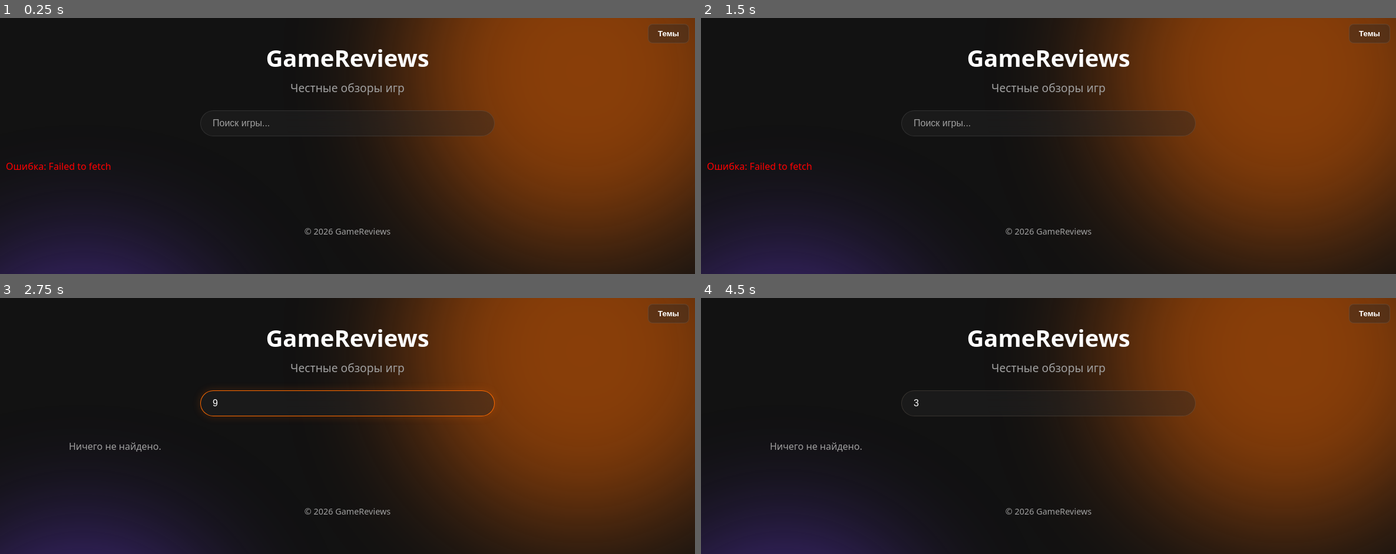
Above: before the commit, frames 1-4 (two rows, left to right).
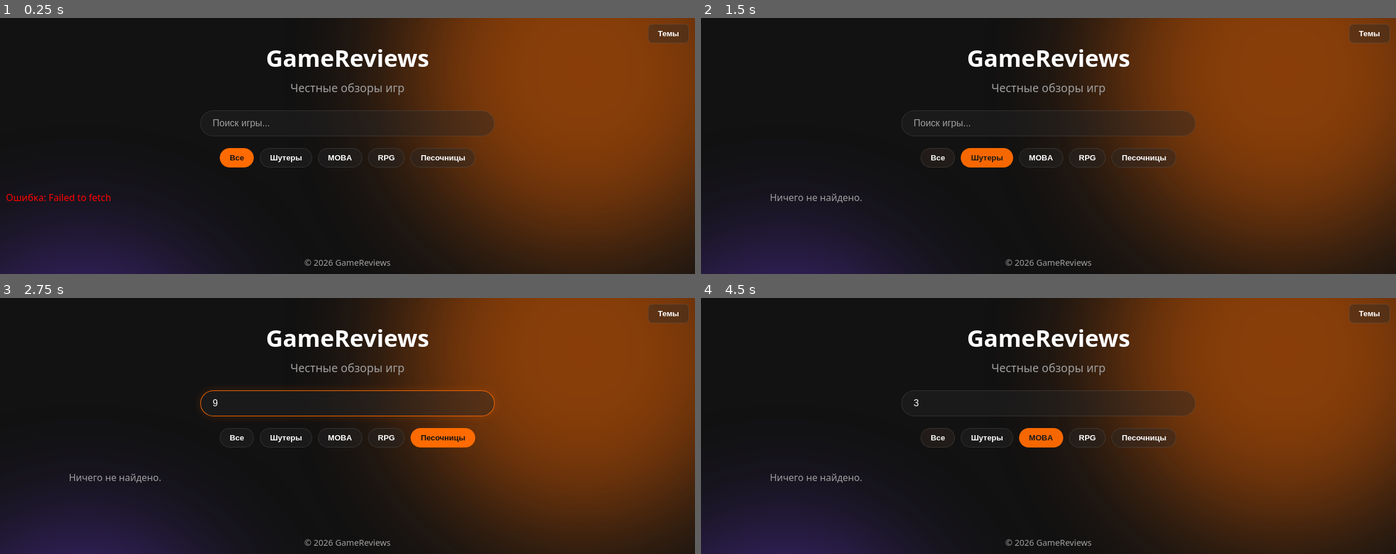
Above: after the commit, the same moments.

Repository: M5StickPro/game-reviews
Game: browser game, page index.html
Two runs of this game, one before a commit and one after it. Both use one fixed random seed, a clock stepped at 60 frames per second and the inputs below.
Inputs (mouse positions are in pixels of both pictures, inside the frame that each line leads up to):
- Up to frame 1 (0.25 s): no input
- Up to frame 2 (1.5 s): click (985, 158) at 1.27 s, where only the run after the commit has a clickable "Шутеры"
- Up to frame 3 (2.75 s): click (347, 402) at 1.87 s; type "5" at 1.87 s; tap Enter at 1.9, 2.5 s; click (444, 438) at 2.02 s, where only the run after the commit has a clickable "Песочницы"; click (347, 402) at 2.47 s; type "9" at 2.47 s
- Up to frame 4 (4.5 s): click (937, 438) at 3.07 s, where only the run after the commit has a clickable "Все"; click (1048, 402) at 3.67 s; type "3" at 3.67 s; tap Enter at 3.7 s; click (1041, 438) at 4.27 s, where only the run after the commit has a clickable "MOBA"

The runs differ from the first frame. In frame 1, 1.3% of the frame differs, in the area x 0-69%, y 50-97%; in frame 2, 1.4%; in frame 3, 1.5%, in the area x 10-69%, y 50-97%; in frame 4, 1.3%.

Commit message:
auto update

Diff:
--- a/index.html
+++ b/index.html
@@ -26,6 +26,14 @@
     <div class="search-container">
       <input type="text" id="searchInput" placeholder="Поиск игры..." autocomplete="off">
     </div>
+
+    <div class="filters" id="filters">
+      <button class="filter-btn active" data-genre="all">Все</button>
+      <button class="filter-btn" data-genre="shooter">Шутеры</button>
+      <button class="filter-btn" data-genre="moba">MOBA</button>
+      <button class="filter-btn" data-genre="rpg">RPG</button>
+      <button class="filter-btn" data-genre="sandbox">Песочницы</button>
+    </div>
   </header>
 
   <main>
--- a/script.js
+++ b/script.js
@@ -6,12 +6,15 @@
   "imageUrl": mainImage.asset->url,
   "rating": rating,
   "text": excerpt,
-  "slug": slug.current
+  "slug": slug.current,
+  "genre": genre
 }`);
 
 const url = `https://${projectId}.api.sanity.io/v2024-01-01/data/query/${dataset}?query=${query}`;
 
 let allReviews = [];
+let currentGenre = 'all';
+let currentSearch = '';
 
 function renderReviews(reviews) {
   const container = document.getElementById("reviews");
@@ -34,7 +37,6 @@
 
     const imgSrc = r.imageUrl || 'https://via.placeholder.com/600x400?text=No+Image';
 
-    // Генерация красивых звезд
     let starsHtml = '';
     if (r.rating) {
       const ratingOutOfFive = r.rating / 2;
@@ -68,6 +70,24 @@
   });
 }
 
+function filterReviews() {
+  let filtered = allReviews;
+
+  // Фильтр по жанру
+  if (currentGenre !== 'all') {
+    filtered = filtered.filter(r => r.genre === currentGenre);
+  }
+
+  // Фильтр по поиску
+  if (currentSearch.trim() !== '') {
+    filtered = filtered.filter(r =>
+      r.title.toLowerCase().includes(currentSearch.toLowerCase())
+    );
+  }
+
+  renderReviews(filtered);
+}
+
 fetch(url)
   .then(response => response.json())
   .then(data => {
@@ -80,11 +100,22 @@
   });
 
 document.getElementById('searchInput').addEventListener('input', function(e) {
-  const searchTerm = e.target.value.toLowerCase();
-  const filtered = allReviews.filter(review =>
-    review.title.toLowerCase().includes(searchTerm)
-  );
-  renderReviews(filtered);
+  currentSearch = e.target.value;
+  filterReviews();
+});
+
+// Обработка кнопок жанров
+document.querySelectorAll('.filter-btn').forEach(btn => {
+  btn.addEventListener('click', function() {
+    // Убираем класс active у всех
+    document.querySelectorAll('.filter-btn').forEach(b => b.classList.remove('active'));
+    // Добавляем текущей
+    this.classList.add('active');
+
+    // Устанавливаем текущий жанр
+    currentGenre = this.getAttribute('data-genre');
+    filterReviews();
+  });
 });
 
 function toggleThemeMenu() {
--- a/style.css
+++ b/style.css
@@ -100,6 +100,30 @@
 }
 #searchInput::placeholder { color: var(--text-muted); }
 
+/* Фильтры */
+.filters {
+  display: flex;
+  justify-content: center;
+  gap: 10px;
+  margin-top: 20px;
+  flex-wrap: wrap;
+}
+.filter-btn {
+  background: var(--card-bg);
+  border: 1px solid var(--border-glass);
+  color: var(--text-main);
+  padding: 8px 16px;
+  border-radius: 20px;
+  cursor: pointer;
+  font-weight: 600;
+  transition: 0.3s;
+}
+.filter-btn:hover, .filter-btn.active {
+  background: var(--accent-orange);
+  color: var(--bg-dark);
+  border-color: var(--accent-orange);
+}
+
 .theme-switcher { position: absolute; top: 20px; right: 20px; z-index: 10; }
 .theme-btn {
   background: var(--card-bg); border: 1px solid var(--border-glass);
@@ -121,7 +145,6 @@
 }
 .theme-menu button:hover { background: rgba(255, 255, 255, 0.1); }
 
-/* --- УМНАЯ СЕТКА ДЛЯ 4 КАРТОЧЕК --- */
 .reviews {
   display: grid;
   grid-template-columns: repeat(auto-fill, minmax(280px, 1fr));
